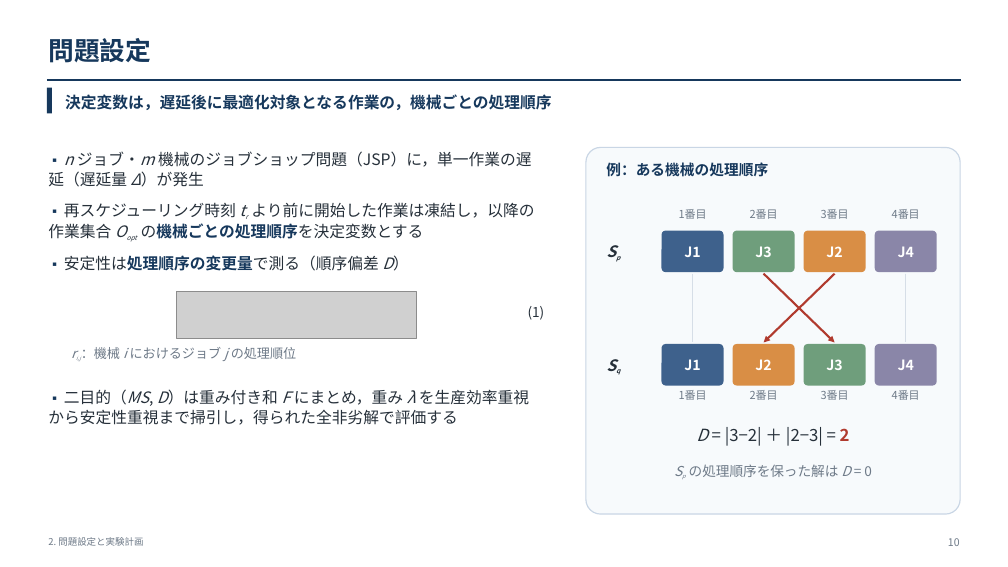
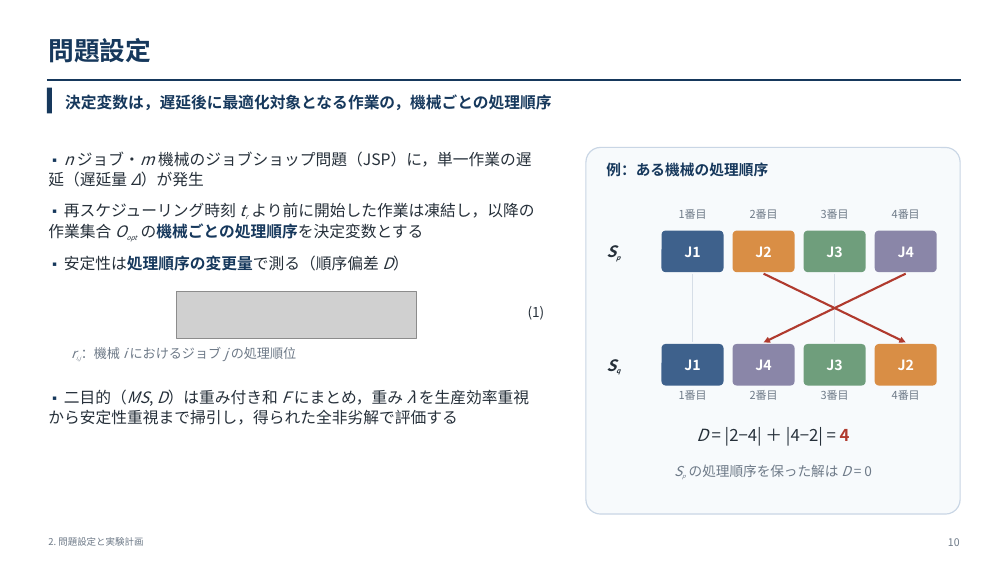
Before and after one commit to kitotakumi/stability_scheduling, a slide deck: slide 10 of doc/presentation_materials/JIMA2026fall_発表.pptx. Drawn at 1008x567 pixels with LibreOffice and Linux fonts; fonts in the diff are those of the drawing; grey boxes stand for pictures. Boxes give left, top, right and bottom in pixels: in the first picture for what was removed or moved away, otherwise in the second. Text is boxed around its words. In the diff, an @@ line names an element or a change of style, - is before the commit and + after.

```diff
--- a/doc/presentation_materials/JIMA2026fall_発表.pptx
+++ b/doc/presentation_materials/JIMA2026fall_発表.pptx
@@ rounded rectangle "J2": place and size @@
-rounded rectangle "J2" at (804,231,866,272)
+rounded rectangle "J2" at (733,231,795,272)
@@ rounded rectangle "J3": place and size @@
-rounded rectangle "J3" at (733,231,795,272)
+rounded rectangle "J3" at (804,231,866,272)
@@ arrow moved from (835, 274) - (764, 343) to (764, 274) - (906, 343) @@
@@ line moved from (906, 274) - (906, 343) to (906, 274) - (764, 343) @@
@@ line (906, 274) - (764, 343): line to arrow; stroke #D6DEE7 1.2 pt to #B03A2E 2 pt @@
@@ arrow moved from (764, 274) - (835, 343) to (835, 274) - (835, 343) @@
@@ arrow (835, 274) - (835, 343): arrow to line; stroke #B03A2E 2 pt to #D6DEE7 1.2 pt @@
@@ rounded rectangle "J4": place and size @@
-rounded rectangle "J4" at (875,344,937,386)
+rounded rectangle "J4" at (733,344,795,386)
@@ rounded rectangle "J2": place and size @@
-rounded rectangle "J2" at (733,344,795,386)
+rounded rectangle "J2" at (875,344,937,386)
@@ text at (696,427,850,446): text changed @@
-D = |3−2| ＋ |2−3| = 2
+D = |2−4| ＋ |4−2| = 4
```
Also in this commit, not shown: 5 other slides changed, 2 other files.
